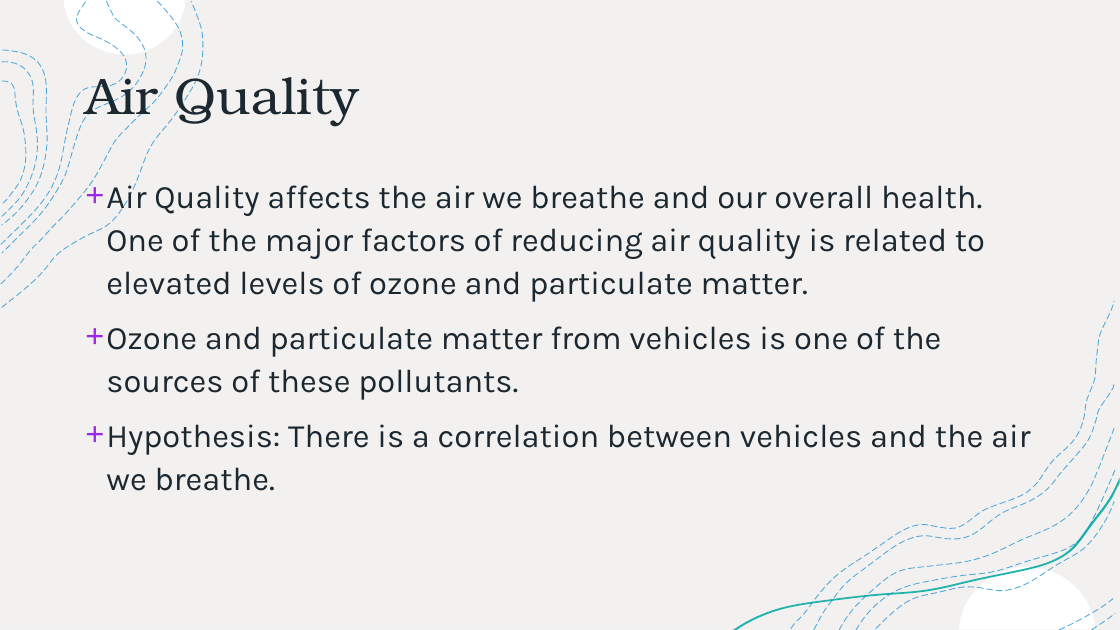
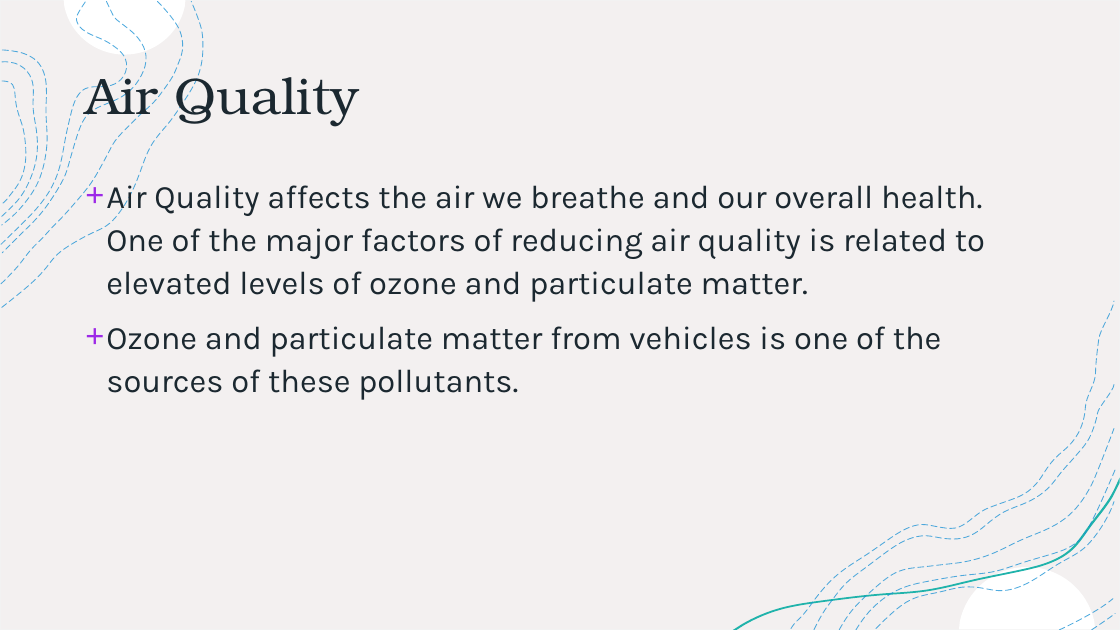
Before and after one commit to paloni-dotcom/Se7en, a slide deck: slide 2 of Presentation/AQI_Presentation.pptx. Drawn at 1120x630 pixels with LibreOffice and Linux fonts; fonts in the diff are those of the drawing. Boxes give left, top, right and bottom in pixels: in the first picture for what was removed or moved away, otherwise in the second. Text is boxed around its words. In the diff, an @@ line names an element or a change of style, - is before the commit and + after.

```diff
--- a/Presentation/AQI_Presentation.pptx
+++ b/Presentation/AQI_Presentation.pptx
@@ text at (106, 424, 1031, 491): paragraph removed @@
-+ Hypothesis: There is a correlation between vehicles and the air we breathe.
```
Also in this commit, not shown: 1 other slide changed, 2 slides added.
